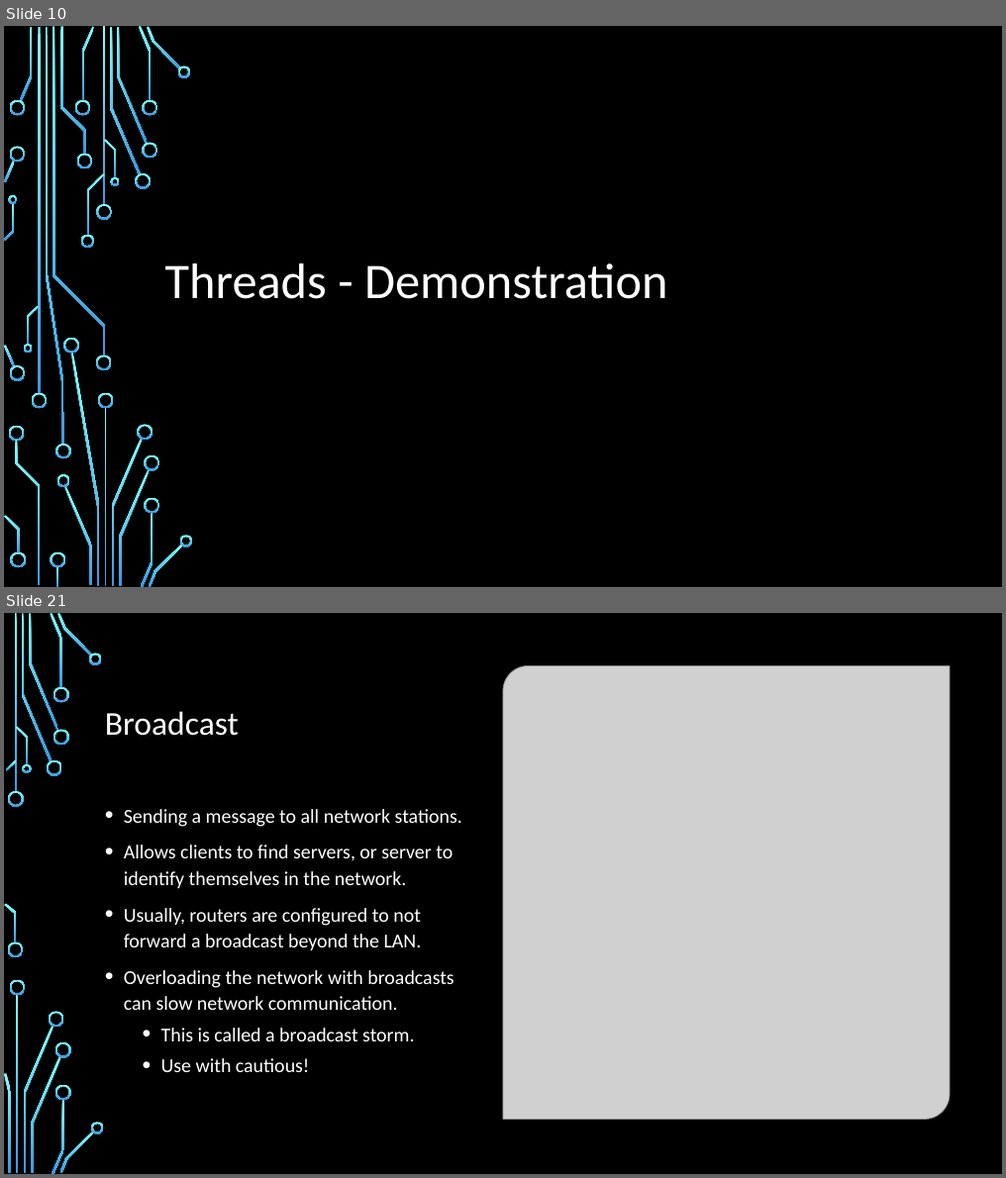
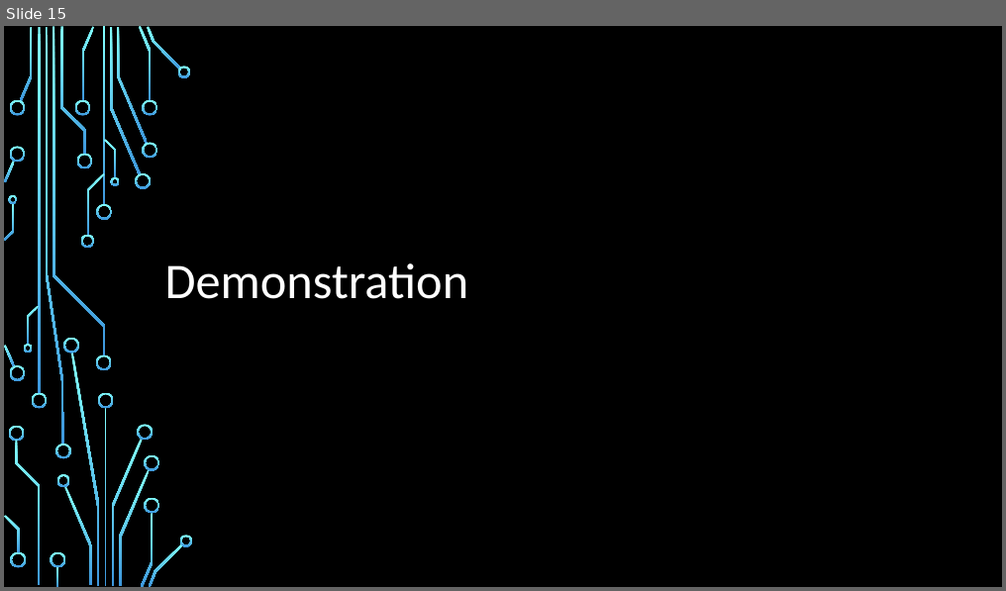
Before and after one commit to amit-sides/Updater, a slide deck: Presentation/Updater.pptx. Shown one above the other, each under a label of ours: slides 10 and 21 before the commit, slide 15 after it; the slides between them are not shown. The pictures are 1006x1178 and 1006x591 pixels, drawn with LibreOffice and Linux fonts; fonts in the diff are those of the drawing; grey boxes stand for pictures; background and template pictures are left out. Boxes give left, top, right and bottom in pixels: in the first picture for what was removed or moved away, otherwise in the second. Text is boxed around its words. In the diff, an @@ line names an element or a change of style, - is before the commit and + after.

```diff
--- a/Presentation/Updater.pptx
+++ b/Presentation/Updater.pptx
@@ slide 21 removed at [4,613,1002,1174], background picture (left out) @@
@@ rectangle removed at [4,613,1002,1174] @@
@@ picture removed at [503,666,950,1120] @@
@@ title removed at [105,711,239,736] @@
-Broadcast
@@ text removed at [124,809,462,1072] @@
-• Sending a message to all network stations.
-• Allows clients to find servers, or server to identify themselves in the network.
-• Usually, routers are configured to not forward a broadcast beyond the LAN.
-• Overloading the network with broadcasts can slow network communication.
-  • This is called a broadcast storm.
-  • Use with cautious!
@@ group removed at [4,613,104,1174]: 24 freeform shapes, 2 rectangles @@
@@ group removed at [4,613,988,1174]: 14 freeform shapes, 3 rectangles @@
@@ what was slide 10 is now slide 15 @@
@@ slide 15 changed as well @@
@@ title at [165,264,469,299]: text changed @@
-Threads - Demonstration
+Demonstration
```
Also in this commit, not shown: 1 other slide changed, 7 slides added, 15 other slides removed, 1 other file.
